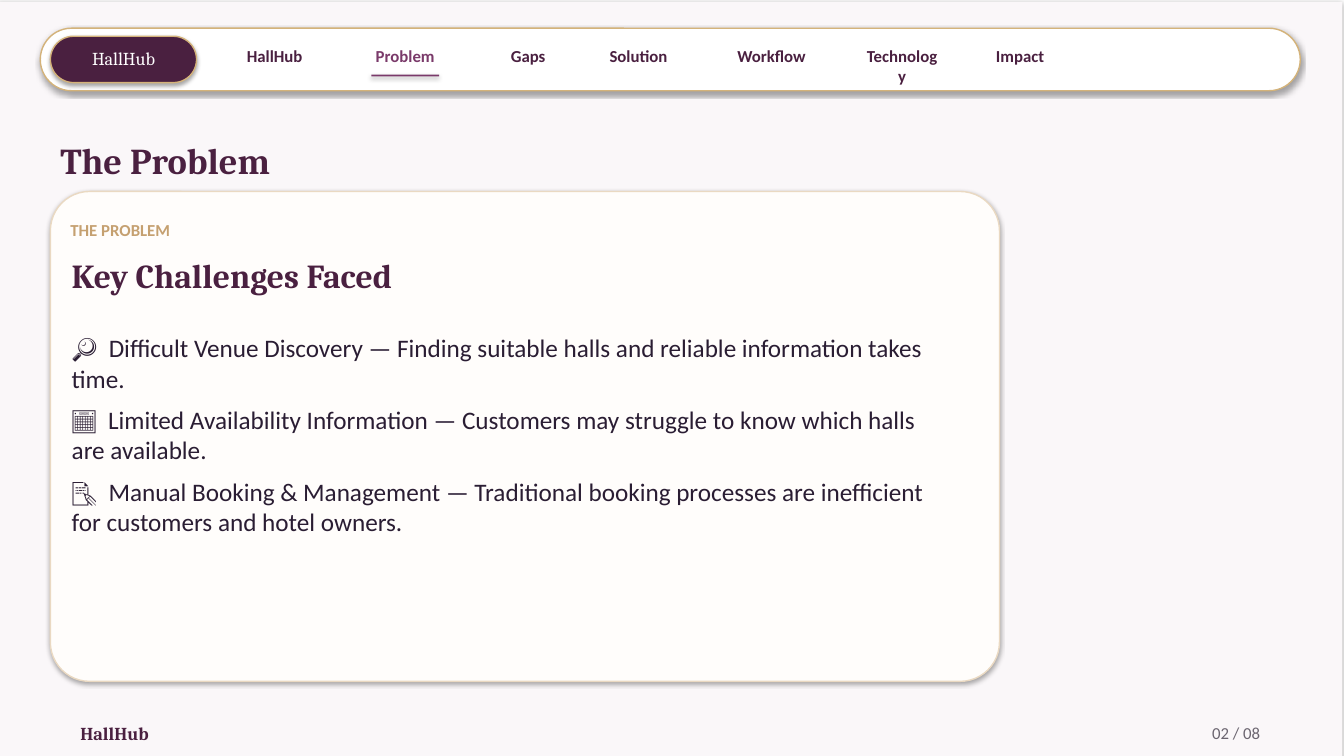
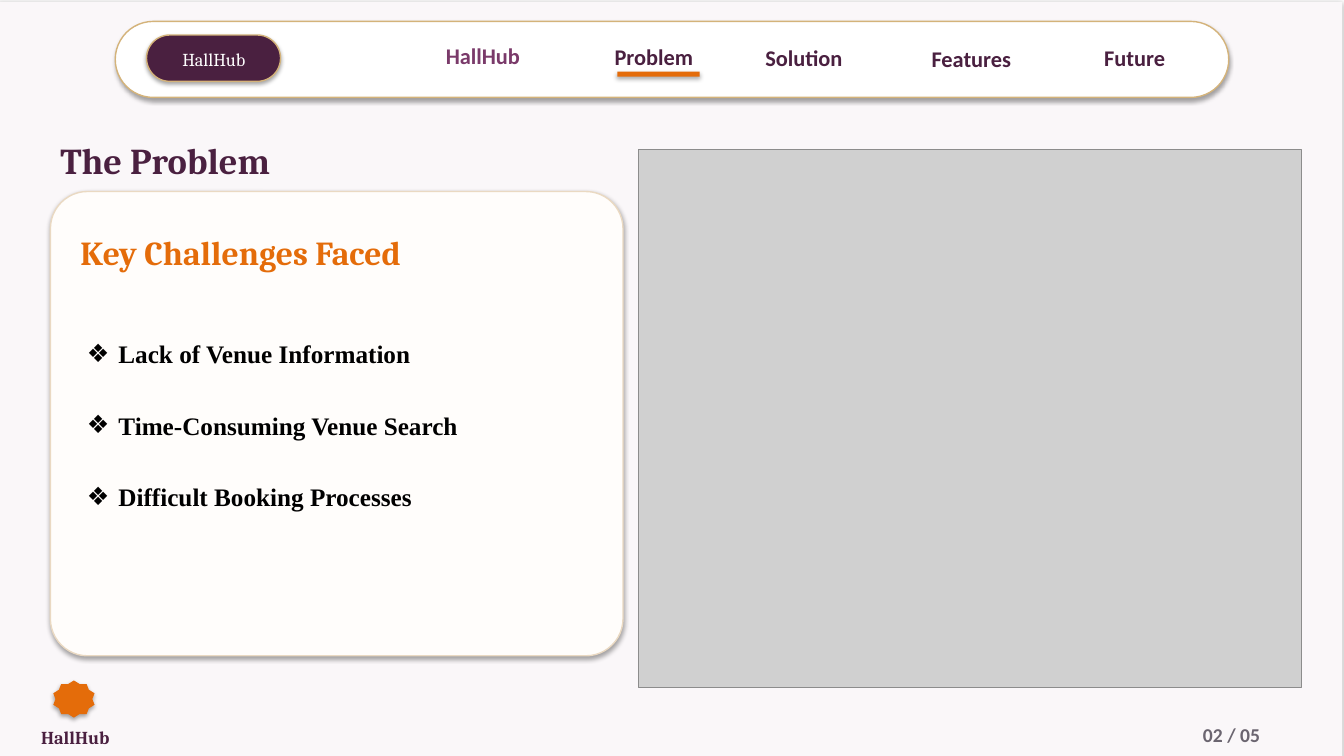
Before and after one commit to NaimaMuse/Venue-Booking-Management-System, a slide deck: slide 2 of HallHub-Presentation-Updated.pptx. Drawn at 1344x756 pixels with LibreOffice and Linux fonts; fonts in the diff are those of the drawing; grey boxes stand for pictures. Boxes give left, top, right and bottom in pixels: in the first picture for what was removed or moved away, otherwise in the second. Text is boxed around its words. In the diff, an @@ line names an element or a change of style, - is before the commit and + after.

```diff
--- a/HallHub-Presentation-Updated.pptx
+++ b/HallHub-Presentation-Updated.pptx
@@ rounded rectangle: place and size @@
-rounded rectangle at box(40, 28, 1301, 91)
+rounded rectangle at box(115, 21, 1229, 97)
@@ rounded rectangle: place and size @@
-rounded rectangle at box(50, 36, 197, 83)
+rounded rectangle at box(146, 35, 280, 82)
@@ text "HallHub": place and size @@
-text "HallHub" at box(247, 50, 303, 62)
+text "HallHub" at box(182, 53, 245, 66)
@@ text "HallHub" at box(182, 53, 245, 66): size 12 to 13 pt, font Calibri to Cambria, text colour #4A2040 to #FFFFFF, bold off @@
@@ text "HallHub": place and size @@
-text "HallHub" at box(92, 52, 155, 65)
+text "HallHub" at box(446, 48, 520, 64)
@@ text "HallHub" at box(446, 48, 520, 64): size 13 to 16 pt, font Cambria to Calibri, text colour #FFFFFF to #7A3A6A, bold on @@
@@ text removed at box(511, 51, 546, 65) @@
-Gaps
@@ text "Problem": place and size @@
-text "Problem" at box(376, 50, 435, 62)
+text "Problem" at box(615, 49, 693, 65)
@@ text "Problem" at box(615, 49, 693, 65): size 12 to 16 pt, text colour #7A3A6A to #4A2040 @@
@@ text removed at box(737, 50, 805, 62) @@
-Workflow
@@ text "Solution": place and size @@
-text "Solution" at box(610, 50, 668, 62)
+text "Solution" at box(765, 50, 842, 66)
@@ text "Solution" at box(765, 50, 842, 66): size 12 to 16 pt @@
@@ text removed at box(857, 40, 948, 75) @@
-Technology
@@ text added at box(932, 52, 1011, 67), 16 pt, text #4A2040, bold @@
+Features
@@ text removed at box(996, 51, 1044, 65) @@
-Impact
@@ text added at box(1104, 51, 1165, 66), 16 pt, text #4A2040, bold @@
+Future
@@ rectangle removed at box(371, 75, 439, 77) @@
@@ rectangle added at box(617, 72, 700, 77), fill #E46C0A @@
@@ picture added at box(639, 149, 1302, 688) @@
@@ rounded rectangle: place and size @@
-rounded rectangle at box(50, 192, 1000, 682)
+rounded rectangle at box(50, 192, 623, 656)
@@ text removed at box(70, 225, 170, 236) @@
-THE PROBLEM
@@ text "Key Challenges Faced": place and size @@
-text "Key Challenges Faced" at box(72, 264, 392, 296)
+text "Key Challenges Faced" at box(80, 241, 400, 273)
@@ text "Key Challenges Faced" at box(80, 241, 400, 273): text colour #4A2040 to #E46C0A @@
@@ text at box(118, 345, 458, 512): text changed; font Calibri to Times New Roman; text colour #2A1D33 to #000000; bold on @@
-🔎 Difficult Venue Discovery — Finding suitable halls and reliable information takes time.
-📅 Limited Availability Information — Customers may struggle to know which halls are available.
-📝 Manual Booking & Management — Traditional booking processes are inefficient for customers and hotel owners.
+❖ Lack of Venue Information
+❖ Time-Consuming Venue Search
+❖ Difficult Booking Processes
@@ star added at box(53, 681, 95, 718), fill #E46C0A @@
@@ text "HallHub": place and size @@
-text "HallHub" at box(80, 727, 148, 740)
+text "HallHub" at box(41, 731, 109, 744)
@@ text at box(1203, 729, 1260, 742): text changed; size 12 to 14 pt; bold on @@
-02 / 08
+02 / 05
```
Also in this commit, not shown: 2 other slides changed, 2 slides added, 5 slides removed, 19 other files.
